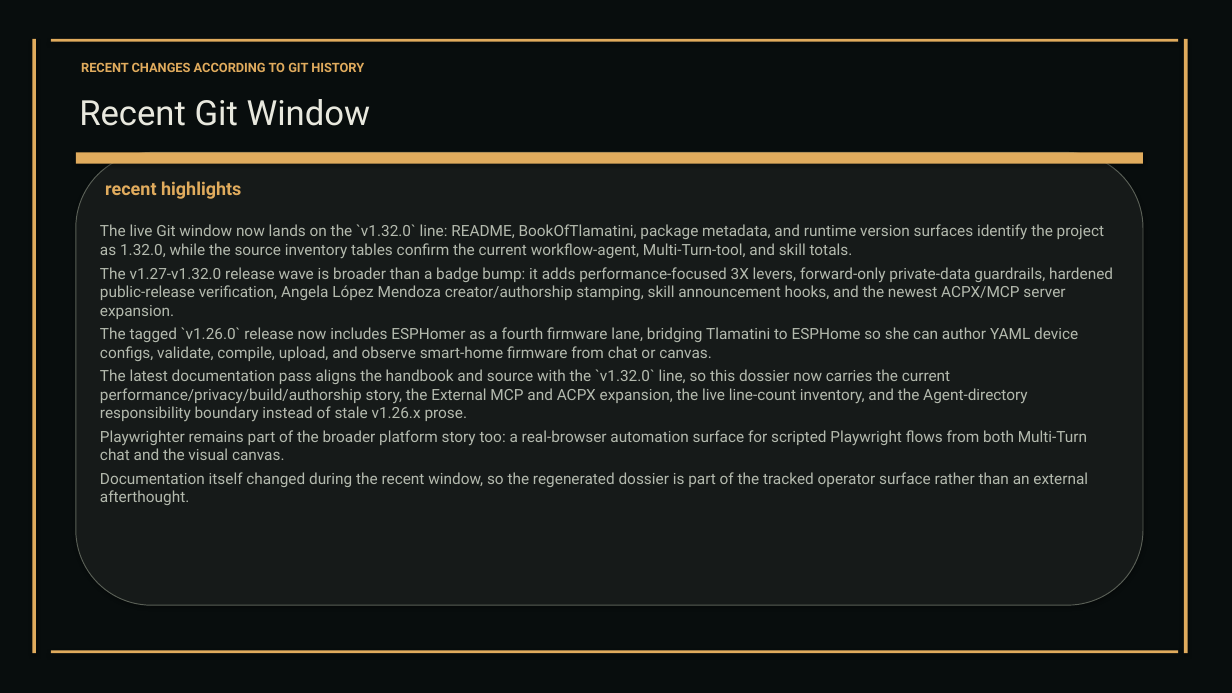
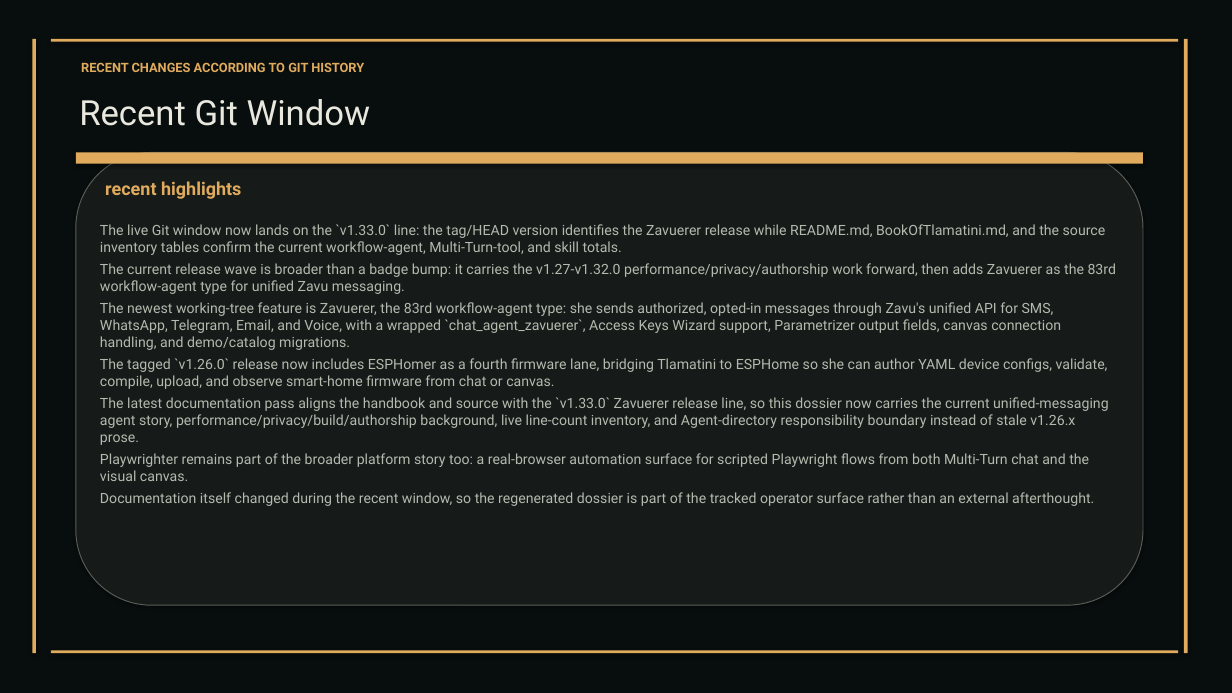
Before and after one commit to XAIHT/Tlamatini, a slide deck: slide 74 of Tlamatini_eXtended_Artificial_Intelligence_Humanly_Tempered.pptx. Drawn at 1232x693 pixels with LibreOffice and Linux fonts; fonts in the diff are those of the drawing. Boxes give left, top, right and bottom in pixels: in the first picture for what was removed or moved away, otherwise in the second. Text is boxed around its words. In the diff, an @@ line names an element or a change of style, - is before the commit and + after.

Commit message:
Updating visual documentation, by angelahack1

```diff
--- a/Tlamatini_eXtended_Artificial_Intelligence_Humanly_Tempered.pptx
+++ b/Tlamatini_eXtended_Artificial_Intelligence_Humanly_Tempered.pptx
@@ text at [100, 224, 1116, 350]: text changed; size 12 to 11 pt @@
-The live Git window now lands on the `v1.32.0` line: README, BookOfTlamatini, package metadata, and runtime version surfaces identify the project as 1.32.0, while the source inventory tables confirm the current workflow-agent, Multi-Turn-tool, and skill totals.
-The v1.27-v1.32.0 release wave is broader than a badge bump: it adds performance-focused 3X levers, forward-only private-data guardrails, hardened public-release verification, Angela López Mendoza creator/authorship stamping, skill announcement hooks, and the newest ACPX/MCP server expansion.
+The live Git window now lands on the `v1.33.0` line: the tag/HEAD version identifies the Zavuerer release while README.md, BookOfTlamatini.md, and the source inventory tables confirm the current workflow-agent, Multi-Turn-tool, and skill totals.
+The current release wave is broader than a badge bump: it carries the v1.27-v1.32.0 performance/privacy/authorship work forward, then adds Zavuerer as the 83rd workflow-agent type for unified Zavu messaging.
+The newest working-tree feature is Zavuerer, the 83rd workflow-agent type: she sends authorized, opted-in messages through Zavu's unified API for SMS, WhatsApp, Telegram, Email, and Voice, with a wrapped `chat_agent_zavuerer`, Access Keys Wizard support, Parametrizer output fields, canvas connection handling, and demo/catalog migrations.
@@ text at [100, 358, 1108, 506]: size 12 to 11 pt in "The tagged `v1.26.0` release now includes ESPHomer ...", "Playwrighter remains part of the broader platform ...", "Documentation itself changed during the recent window, ..." @@
@@ text at [100, 397, 1109, 445]: text changed; size 12 to 11 pt @@
-The latest documentation pass aligns the handbook and source with the `v1.32.0` line, so this dossier now carries the current performance/privacy/build/authorship story, the External MCP and ACPX expansion, the live line-count inventory, and the Agent-directory responsibility boundary instead of stale v1.26.x prose.
+The latest documentation pass aligns the handbook and source with the `v1.33.0` Zavuerer release line, so this dossier now carries the current unified-messaging agent story, performance/privacy/build/authorship background, live line-count inventory, and Agent-directory responsibility boundary instead of stale v1.26.x prose.
```
Also in this commit, not shown: 46 other slides changed, 1 slide added, 2 slides removed, 2 other files.
